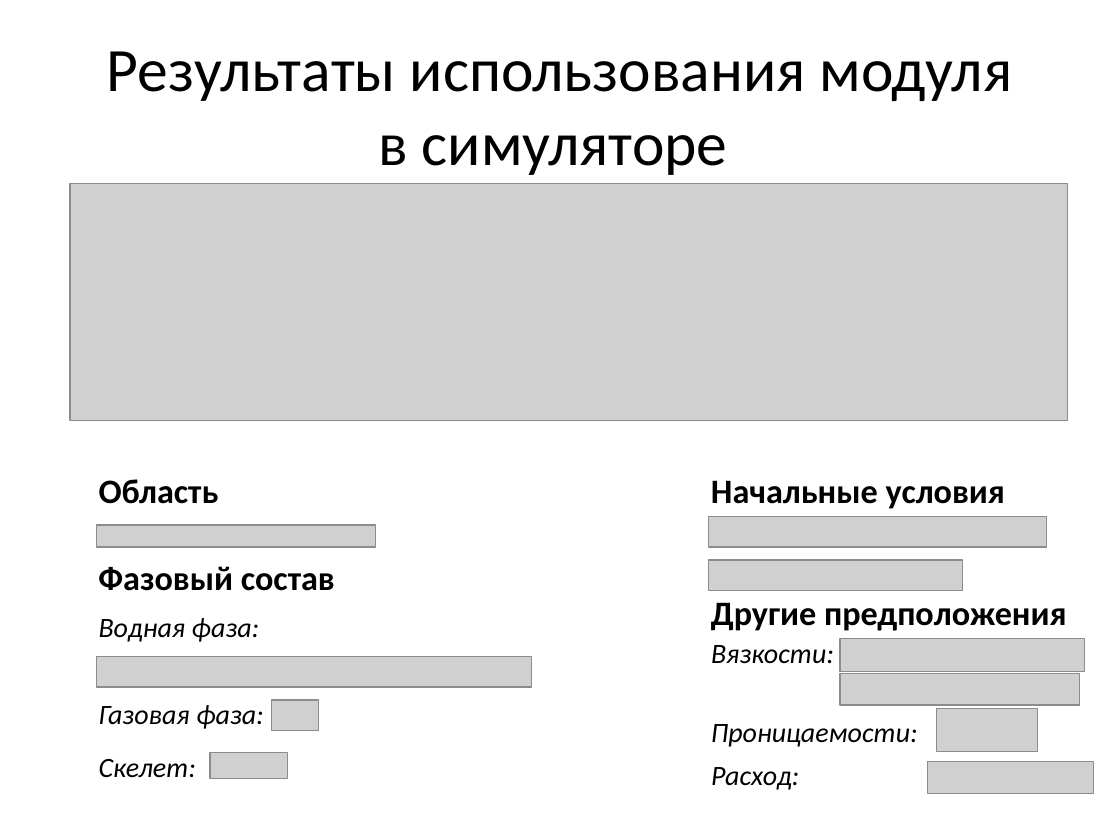
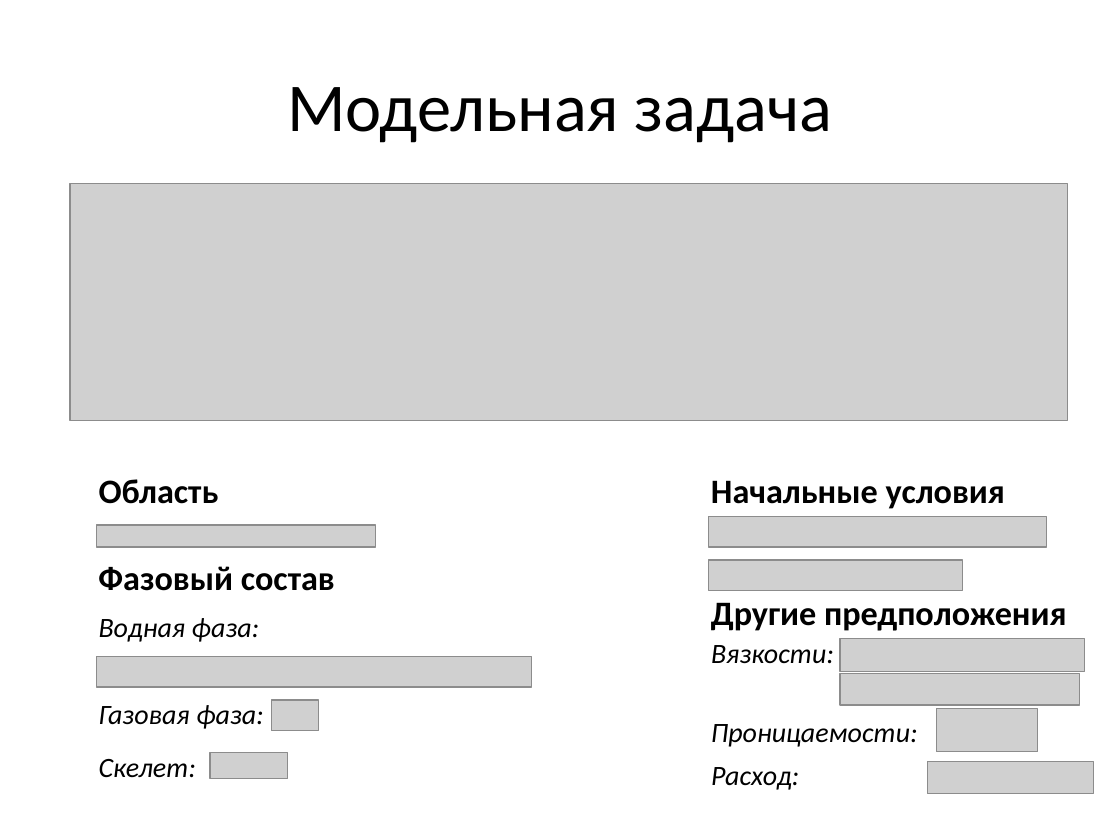
Before and after one commit to GrininViktor/Diplom, a slide deck: slide 11 of Презентация.pptx. Drawn at 1120x840 pixels with LibreOffice and Linux fonts; fonts in the diff are those of the drawing; grey boxes stand for pictures. Boxes give left, top, right and bottom in pixels: in the first picture for what was removed or moved away, otherwise in the second. Text is boxed around its words. In the diff, an @@ line names an element or a change of style, - is before the commit and + after.

```diff
--- a/Презентация.pptx
+++ b/Презентация.pptx
@@ title at (287,87,833,143): text changed; size 39.6 to 44 pt @@
-Результаты использования модуля
-в симуляторе
+Модельная задача
```
Also in this commit, not shown: 10 other slides changed, 5 slides added, 1 slide removed, 2 other files.
